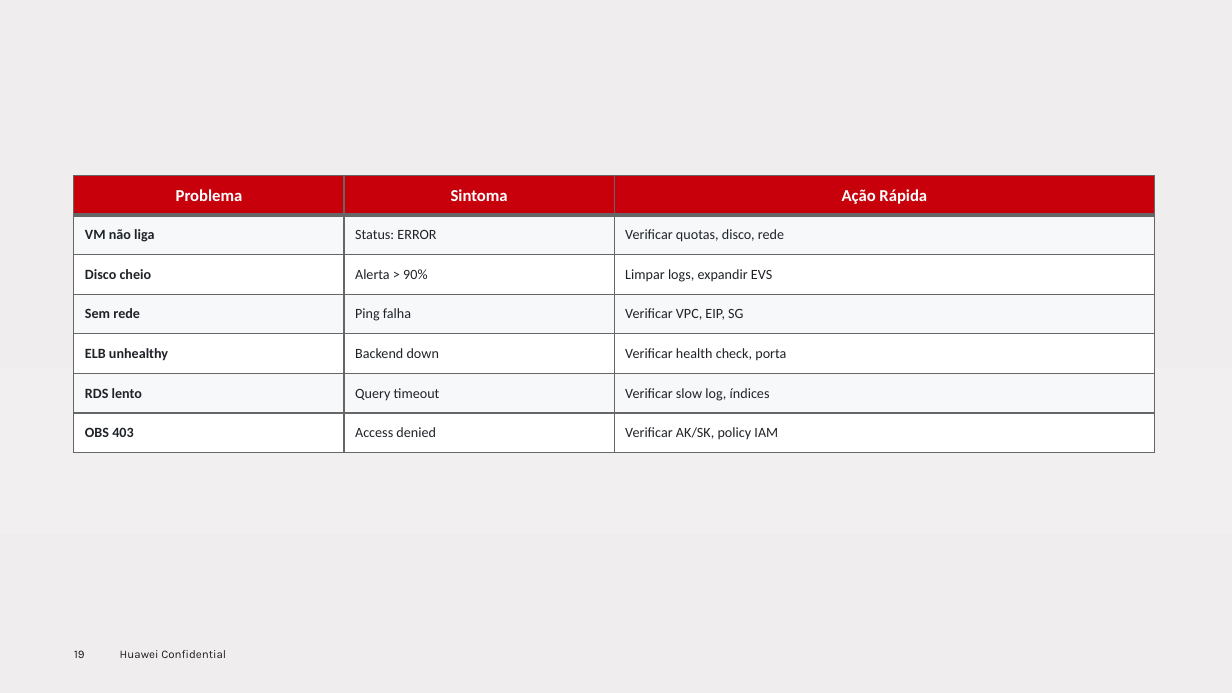
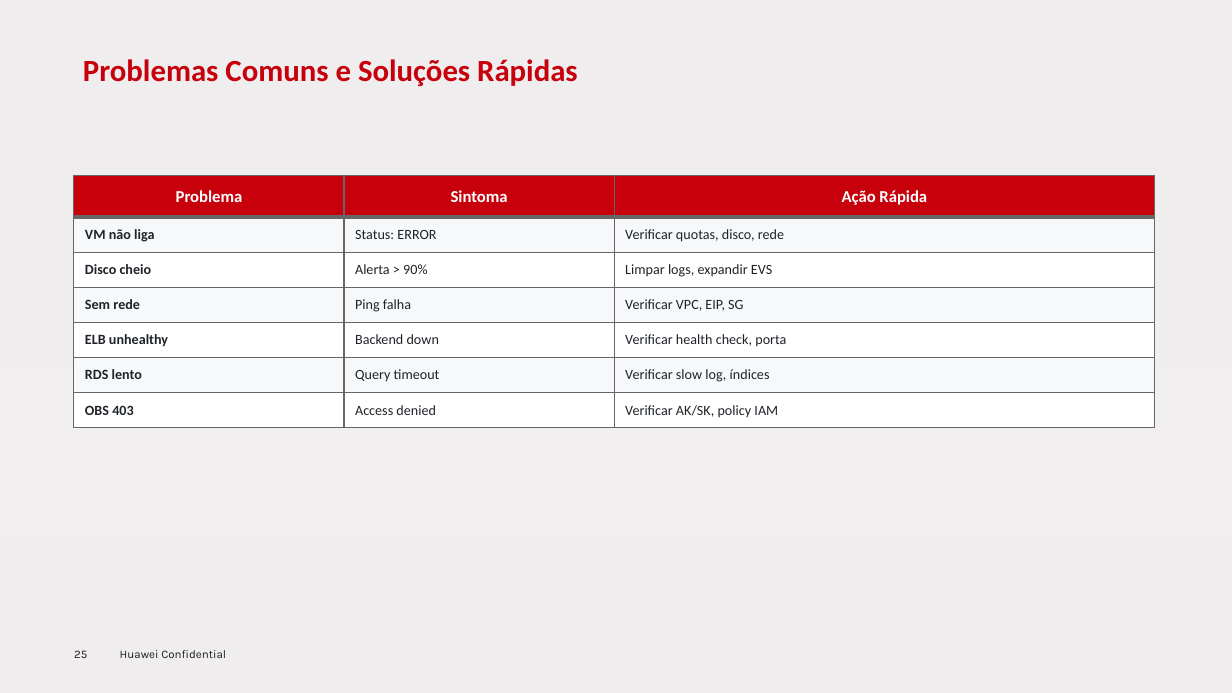
Before and after one commit to RaulMyron/Huawei-doc-templates, a slide deck: slide 25 of examples/ppt/pt-br/sample-pt-br.pptx (slide 19 before the commit). Drawn at 1232x693 pixels with LibreOffice and Linux fonts; fonts in the diff are those of the drawing; background and template pictures are left out. Boxes give left, top, right and bottom in pixels: in the first picture for what was removed or moved away, otherwise in the second. Text is boxed around its words. In the diff, an @@ line names an element or a change of style, - is before the commit and + after.

Commit message:
PPT: split authorship/thank-you slides, auto-fit tables, expand samples
Library (huawei_ppt.py):
- New authorship_slide() for page-2 back cover (author/version/date table,
  left half, never overlaps right-side branding)
- New thank_you_slide() for closing page; last_slide() is now a deprecated
  alias for it
- _strip_thank_you_from_last_page() removes the template's 'Thank you.'
  text box in-memory so the closing slide re-adds it explicitly
- set_title: top default 0.35 -> 0.55, now pins left to LEFT_MARGIN
- add_table: auto-fit row heights to available space, explicit row
  heights prevent auto-expansion, reduced cell margins
- Footer/content Y tuned (0.15" gap above footer)

SKILL.md: document authorship_slide, thank_you_slide; mark last_slide
deprecated; update skeleton and quick-start steps.

Samples (pt-br, en): expand Serviços chapter with per-service detail
slides (Computação, Armazenamento, Rede, BD, ...) adding an 'O Que
Verificar Primeiro' column; regenerate both decks.

```diff
--- a/examples/ppt/pt-br/sample-pt-br.pptx
+++ b/examples/ppt/pt-br/sample-pt-br.pptx
@@ title added at (83, 59, 470, 86), 24 pt, text #C7000B, bold @@
+Problemas Comuns e Soluções Rápidas
@@ table: place and size @@
-table at (74, 175, 1153, 453)
+table at (74, 175, 1153, 428)
@@ page number at (74, 650, 87, 658): text changed @@
-19
+25
```
Also in this commit, not shown: 17 other slides changed, 7 slides added, 1 slide removed, 5 other files.
